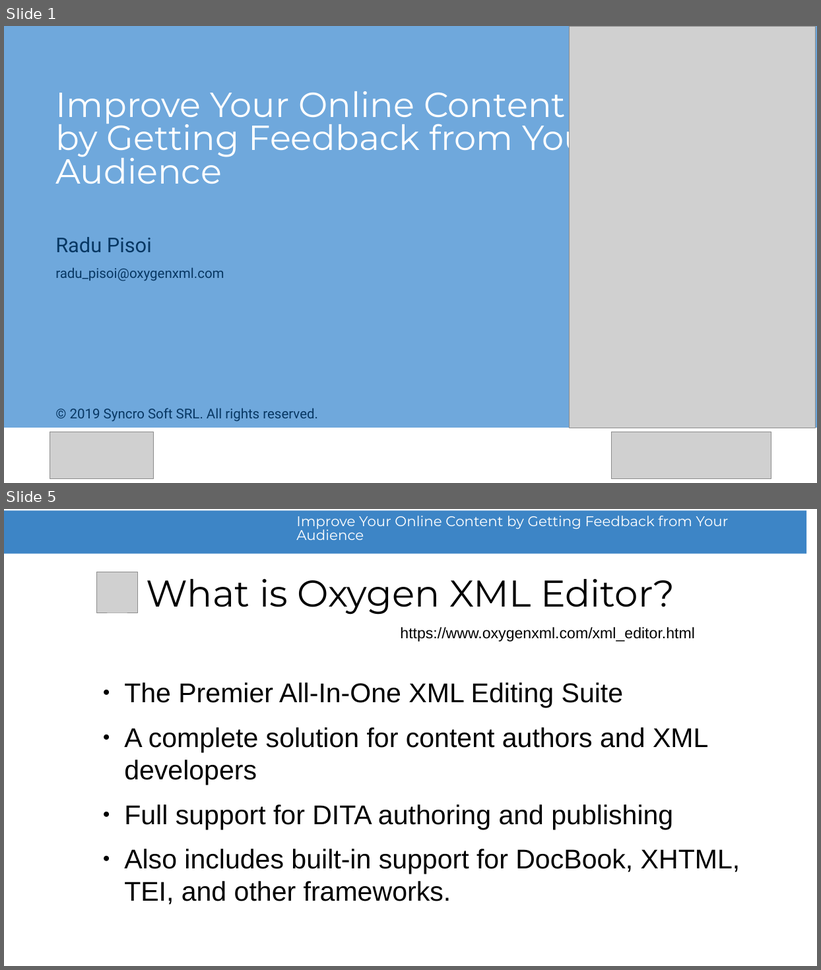
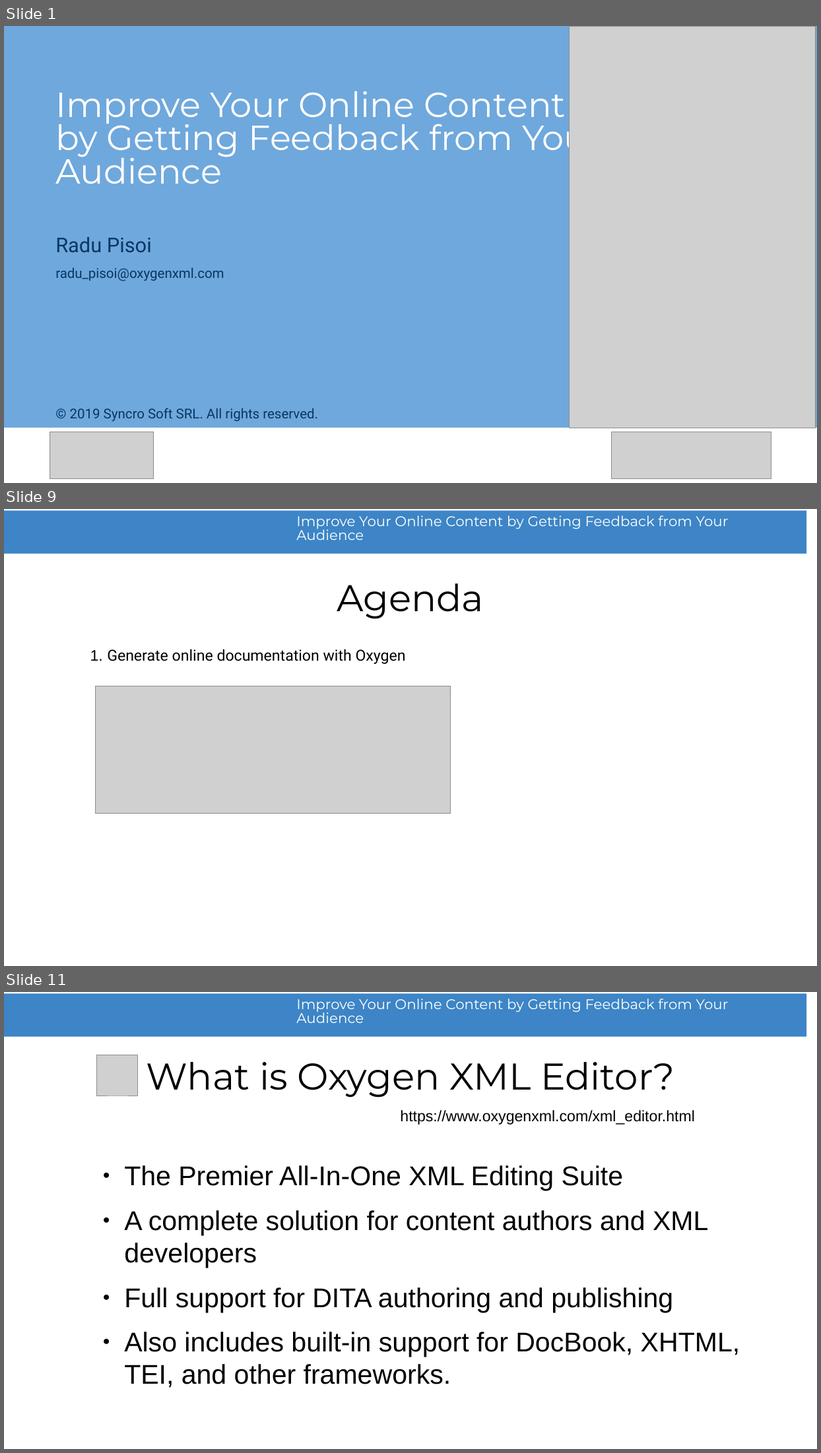
Before and after one commit to radu-pisoi/feedback-presentation, a slide deck: presentation/feedback-demo.odp. Shown one above the other, each under a label of ours: slides 1 and 5 before the commit, slides 1, 9 and 11 after it; the slides between them are not shown. The pictures are 821x970 and 821x1453 pixels, drawn with LibreOffice and Linux fonts; fonts in the diff are those of the drawing; grey boxes stand for pictures; background and template pictures are left out. Boxes give left, top, right and bottom in pixels: in the first picture for what was removed or moved away, otherwise in the second. Text is boxed around its words. In the diff, an @@ line names an element or a change of style, - is before the commit and + after.

```diff
--- a/presentation/feedback-demo.odp
+++ b/presentation/feedback-demo.odp
@@ slide 9 added at bbox=[4, 509, 817, 966], background #FFFFFF; not listed: 2 template elements that a slide beside it also shows @@
@@ title added at bbox=[337, 584, 484, 619], 44 pt, text #000000 @@
+Agenda
@@ text added at bbox=[90, 649, 406, 664], 18 pt, text #000000 @@
+1. Generate online documentation with Oxygen
@@ picture added at bbox=[96, 687, 451, 814] @@
@@ what was slide 5 is now slide 11 @@
```
Also in this commit, not shown: 3 slides changed, 5 other slides added, 11 other files.
